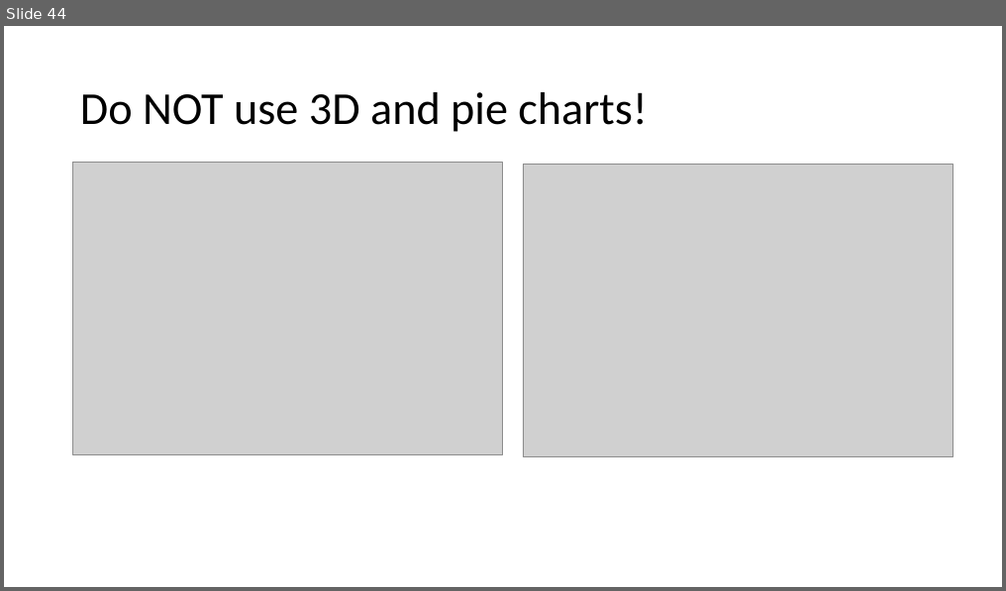
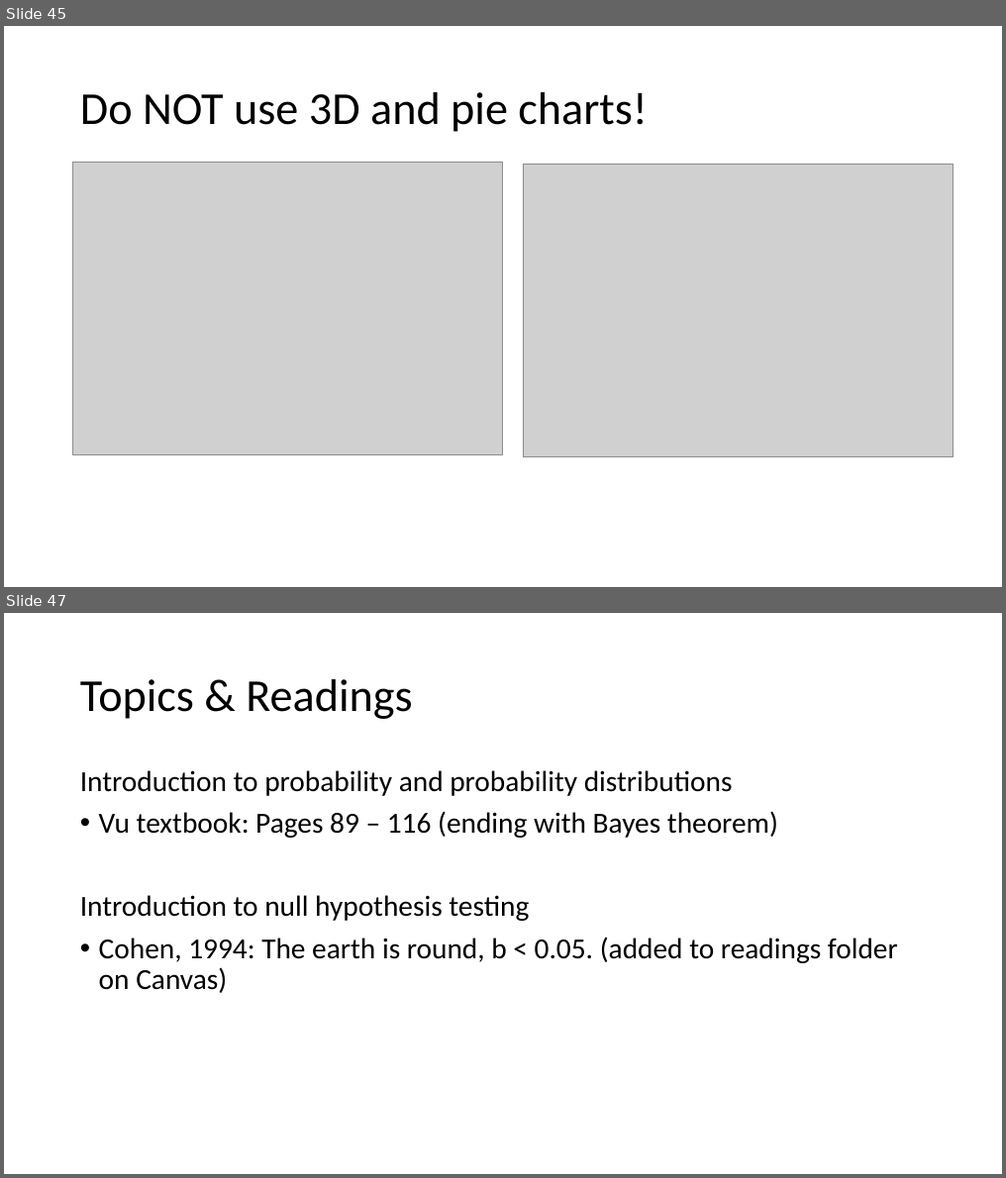
Before and after one commit to steffenfoerster/stats_eco_evo_2021, a slide deck: lecture/lecture_week_04.pptx. Shown one above the other, each under a label of ours: slide 44 before the commit, slides 45 and 47 after it; the slides between them are not shown. The pictures are 1006x591 and 1006x1178 pixels, drawn with LibreOffice and Linux fonts; fonts in the diff are those of the drawing; grey boxes stand for pictures. Boxes give left, top, right and bottom in pixels: in the first picture for what was removed or moved away, otherwise in the second. Text is boxed around its words. In the diff, an @@ line names an element or a change of style, - is before the commit and + after.

```diff
--- a/lecture/lecture_week_04.pptx
+++ b/lecture/lecture_week_04.pptx
@@ slide 47 added at (x1=4, y1=613, x2=1002, y2=1174), background #FFFFFF @@
@@ title added at (x1=80, y1=679, x2=412, y2=719), 44 pt, text #000000 @@
+Topics & Readings
@@ text added at (x1=80, y1=770, x2=898, y2=993), 28 pt, text #000000 @@
+Introduction to probability and probability distributions
+• Vu textbook: Pages 89 – 116 (ending with Bayes theorem)
+Introduction to null hypothesis testing
+• Cohen, 1994: The earth is round, b < 0.05. (added to readings folder on Canvas)
@@ what was slide 44 is now slide 45 @@
```
Also in this commit, not shown: 2 other slides added, 2 other files.
